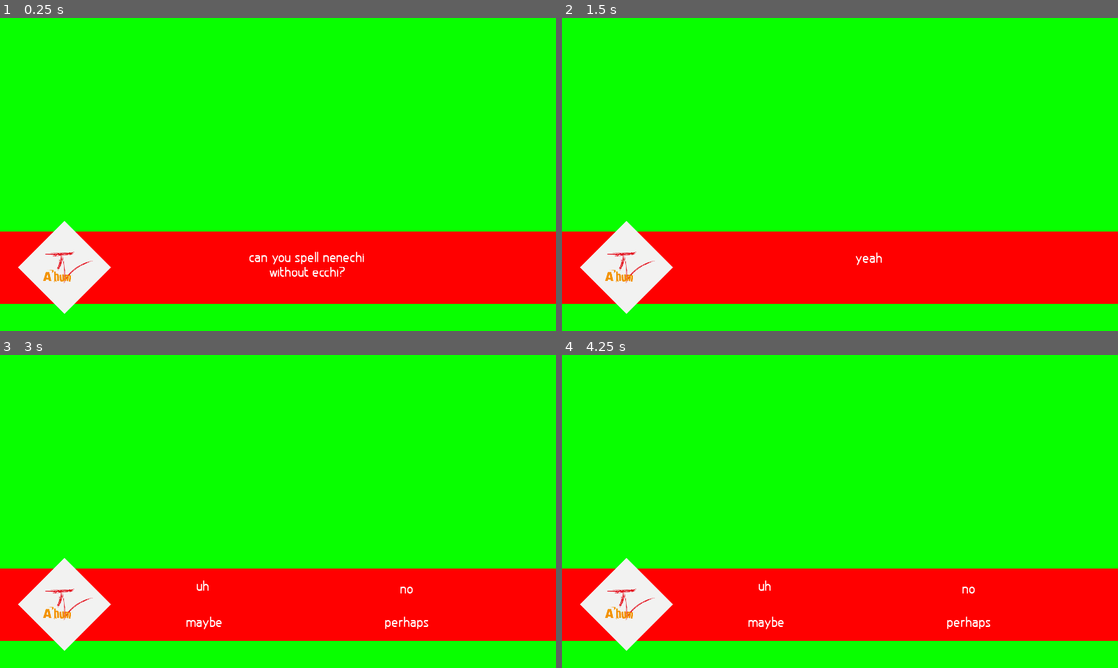
Above: before the commit, frames 1-4 (two rows, left to right).
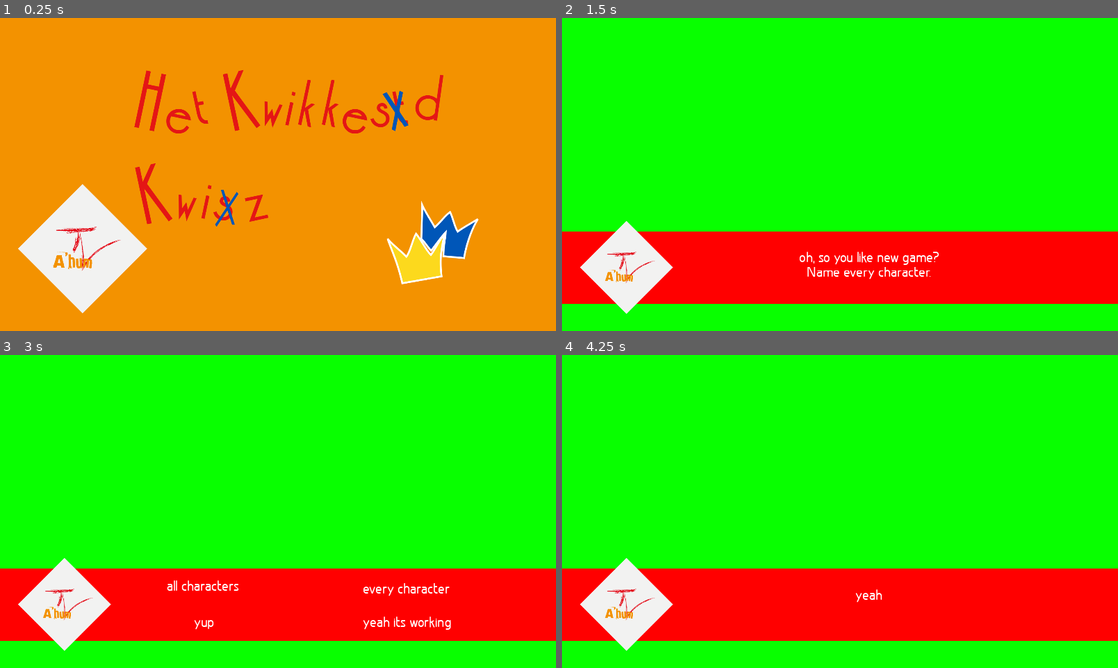
Above: after the commit, the same moments.

Repository: Frain-Breeze/KK-ONC
Game: Godot game, scene res://scenes/main.tscn
The game is run twice, just before and just after one commit, with the same random seed, the same clock (stepped at 60 frames per second) and the same inputs.
Inputs:
- Up to frame 1 (0.25 s): no input
- Up to frame 2 (1.5 s): tap Enter at 0.5 s; tap Space (advance) at 0.6, 1.25 s; tap 1 (team1_button1) at 0.8, 1.35 s
- Up to frame 3 (3 s): tap 2 (team1_button2) at 1.55, 2.1 s; tap Enter at 2 s; tap 3 (team1_button3) at 2.3, 2.85 s; tap Space (advance) at 2.75 s
- Up to frame 4 (4.25 s): tap 4 (team1_button4) at 3.05, 3.6 s; tap Enter at 3.5 s; tap Q (team2_button1) at 3.8 s

The runs differ from the first frame. In frame 1, 98% of the frame differs, in the area x 0-100%, y 0-100%; in frame 2, 0.6%; in frame 3, 0.7%; in frame 4, 0.3%.

Commit message:
loli

Diff:
--- a/scenes/UI.tscn
+++ b/scenes/UI.tscn
@@ -99,7 +99,6 @@
 }
 
 [node name="KK-splash" type="Sprite" parent="TextureBox"]
-visible = false
 z_index = 2
 texture = ExtResource( 2 )
 centered = false
@@ -110,7 +109,6 @@
 texture = ExtResource( 3 )
 centered = false
 
-
 [editable path="questions/answer1"]
 
 [editable path="questions/answer2"]
--- a/scripts/main.gd
+++ b/scripts/main.gd
@@ -7,6 +7,8 @@
 	var answer4: String
 	var question: String
 	var correctAnswer
+	var t1ans: String
+	var t2ans: String
 
 class ROUND:
 	var questions = []
@@ -22,9 +24,7 @@
 var currMode = MODE.QUESTION
 
 var scT1 = 0
-var t1ans = []
 var scT2 = 0
-var t2ans = []
 
 func loadFile():
 	print(OS.get_user_data_dir())
@@ -90,13 +90,15 @@
 func _ready():
 	rng.randomize()
 	loadFile()
+	currMode = MODE.STARTSCREEN
 	#emit_signal("NEW_ROUND", content[currentRound])
 	#currentRound+=1
-	next_round()
+	#next_round()
 	#next_question()
 
 
 enum MODE{
+	STARTSCREEN,
 	QUESTION,
 	ANSWER,
 	ROUNDEND,
@@ -143,8 +145,8 @@
 
 		$UI/questions/answer1/text.text = "team 1:"
 		$UI/questions/answer2/text.text = "team 2:"
-		$UI/questions/answer3/text.text = t1ans[currentQuestion]
-		$UI/questions/answer4/text.text = t2ans[currentQuestion]
+		$UI/questions/answer3/text.text = content[currentRound].questions[currentQuestion%content[currentRound].questions.size()].t1ans
+		$UI/questions/answer4/text.text = content[currentRound].questions[currentQuestion%content[currentRound].questions.size()].t2ans
 
 func next_answer():
 	currentQuestion+=1
@@ -180,16 +182,21 @@
 	print("show options triggered! ("+str(currentQuestion)+")")
 	update_labels()
 
+func answer_false(team, answer):
+	print("team " + str(team) + " has incorrectly answered the question")
+	if(team == 1):
+		content[currentRound].questions[currentQuestion%content[currentRound].questions.size()].t1ans = answer
+	if(team == 2):
+		content[currentRound].questions[currentQuestion%content[currentRound].questions.size()].t2ans = answer
+
 func answer_correct(team, answer):
 	print("team " + str(team) + " has correctly answered the question")
 	if(team == 1):
 		scT1+=1
-		t1ans.append(answer)
-		t2ans.append("-")
+		content[currentRound].questions[currentQuestion%content[currentRound].questions.size()].t1ans = answer
 	elif(team == 2):
 		scT2+=1
-		t1ans.append("-")
-		t2ans.append(answer)
+		content[currentRound].questions[currentQuestion%content[currentRound].questions.size()].t2ans = answer
 
 	if(autoAdvanceQuestion):
 		next_question()
@@ -211,28 +218,54 @@
 		elif CA == 4:
 			CAS = CQ.answer4
 
-		if Input.is_action_just_pressed("team1_button1") and CA == 1:
-			answer_correct(1, CAS)
-		elif Input.is_action_just_pressed("team1_button2") and CA == 2:
-			answer_correct(1, CAS)
-		elif Input.is_action_just_pressed("team1_button3") and CA == 3:
-			answer_correct(1, CAS)
-		elif Input.is_action_just_pressed("team1_button4") and CA == 4:
-			answer_correct(1, CAS)
-
-		elif Input.is_action_just_pressed("team2_button1") and CA == 1:
-			answer_correct(2, CAS)
-		elif Input.is_action_just_pressed("team2_button2") and CA == 2:
-			answer_correct(2, CAS)
-		elif Input.is_action_just_pressed("team2_button3") and CA == 3:
-			answer_correct(2, CAS)
-		elif Input.is_action_just_pressed("team2_button4") and CA == 4:
-			answer_correct(2, CAS)
+		if Input.is_action_just_pressed("team1_button1"):
+			if CA == 1:
+				answer_correct(1, CAS)
+			else:
+				answer_false(1, CAS)
+		elif Input.is_action_just_pressed("team1_button2"):
+			if CA == 2:
+				answer_correct(1, CAS)
+			else:
+				answer_false(1, CAS)
+		elif Input.is_action_just_pressed("team1_button3"):
+			if CA == 3:
+				answer_correct(1, CAS)
+			else:
+				answer_false(1, CAS)
+		elif Input.is_action_just_pressed("team1_button4"):
+			if CA == 4:
+				answer_correct(1, CAS)
+			else:
+				answer_false(1, CAS)
+
+		elif Input.is_action_just_pressed("team2_button1"):
+			if CA == 1:
+				answer_correct(2, CAS)
+			else:
+				answer_false(2, CAS)
+		elif Input.is_action_just_pressed("team2_button2"):
+			if CA == 2:
+				answer_correct(2, CAS)
+			else:
+				answer_false(2, CAS)
+		elif Input.is_action_just_pressed("team2_button3"):
+			if CA == 3:
+				answer_correct(2, CAS)
+			else:
+				answer_false(2, CAS)
+		elif Input.is_action_just_pressed("team2_button4"):
+			if CA == 4:
+				answer_correct(2, CAS)
+			else:
+				answer_false(2, CAS)
 
 	if Input.is_action_just_pressed("advance"):
-		if(currMode == MODE.SHOWANSWERS):
+		if(currMode == MODE.STARTSCREEN):
+			$"UI/TextureBox/KK-splash".visible = false
+			next_round()
+		elif(currMode == MODE.SHOWANSWERS):
 			next_answer()
-			print("loli")
 		elif(currMode == MODE.ANSWER):
 			next_question()
 		elif(currMode == MODE.QUESTION):
